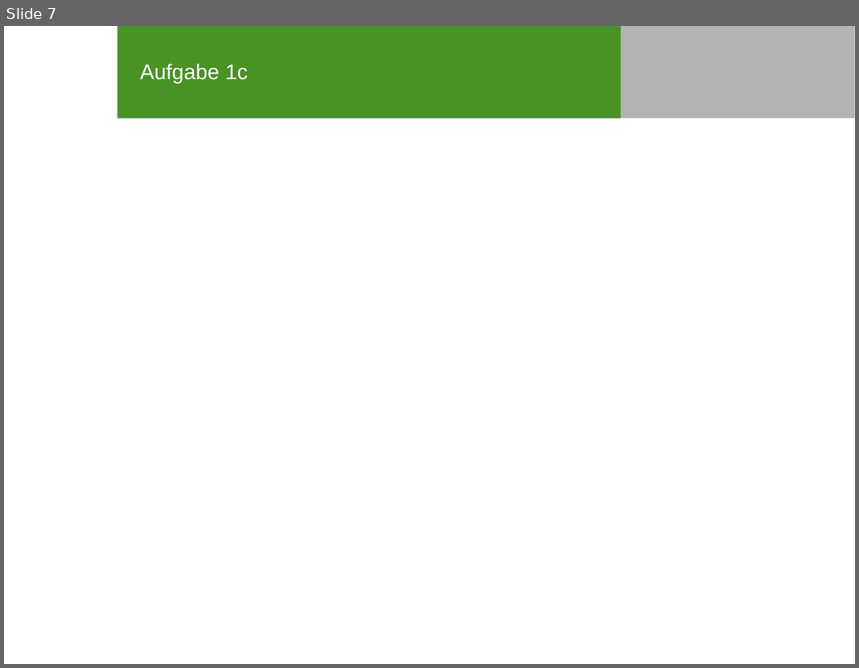
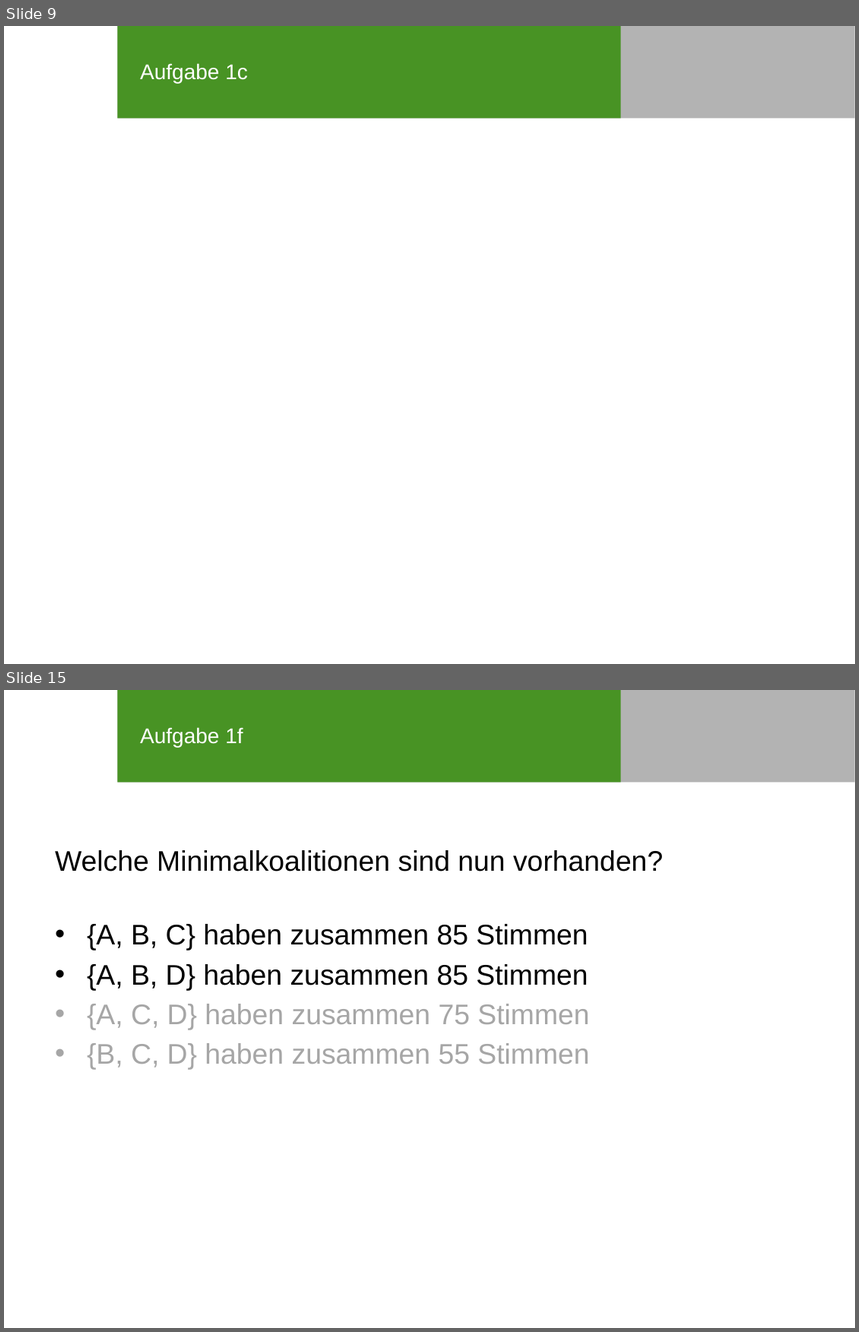
Before and after one commit to SOAS-Uni-Augsburg/ws16-17-group-10, a slide deck: Blatt-07/Präsentation_Blatt07_Aufgabe1.pptx. Shown one above the other, each under a label of ours: slide 7 before the commit, slides 9 and 15 after it; the slides between them are not shown. The pictures are 859x668 and 859x1332 pixels, drawn with LibreOffice and Linux fonts; fonts in the diff are those of the drawing; grey boxes stand for pictures; background and template pictures are left out. Boxes give left, top, right and bottom in pixels: in the first picture for what was removed or moved away, otherwise in the second. Text is boxed around its words. In the diff, an @@ line names an element or a change of style, - is before the commit and + after.

```diff
--- a/Blatt-07/Präsentation_Blatt07_Aufgabe1.pptx
+++ b/Blatt-07/Präsentation_Blatt07_Aufgabe1.pptx
@@ slide 15 added at bbox=[4, 690, 855, 1328], background #FFFFFF; not listed: 2 template elements that a slide beside it also shows @@
@@ title added at bbox=[140, 727, 243, 748], 18 pt, text #FFFFFF @@
+Aufgabe 1f
@@ text added at bbox=[55, 850, 663, 1070], 24 pt, text #000000 @@
+Welche Minimalkoalitionen sind nun vorhanden?
+• {A, B, C} haben zusammen 85 Stimmen
+• {A, B, D} haben zusammen 85 Stimmen
+• {A, C, D} haben zusammen 75 Stimmen
+• {B, C, D} haben zusammen 55 Stimmen
@@ what was slide 7 is now slide 9 @@
```
Also in this commit, not shown: 7 slides changed, 3 other slides added.
